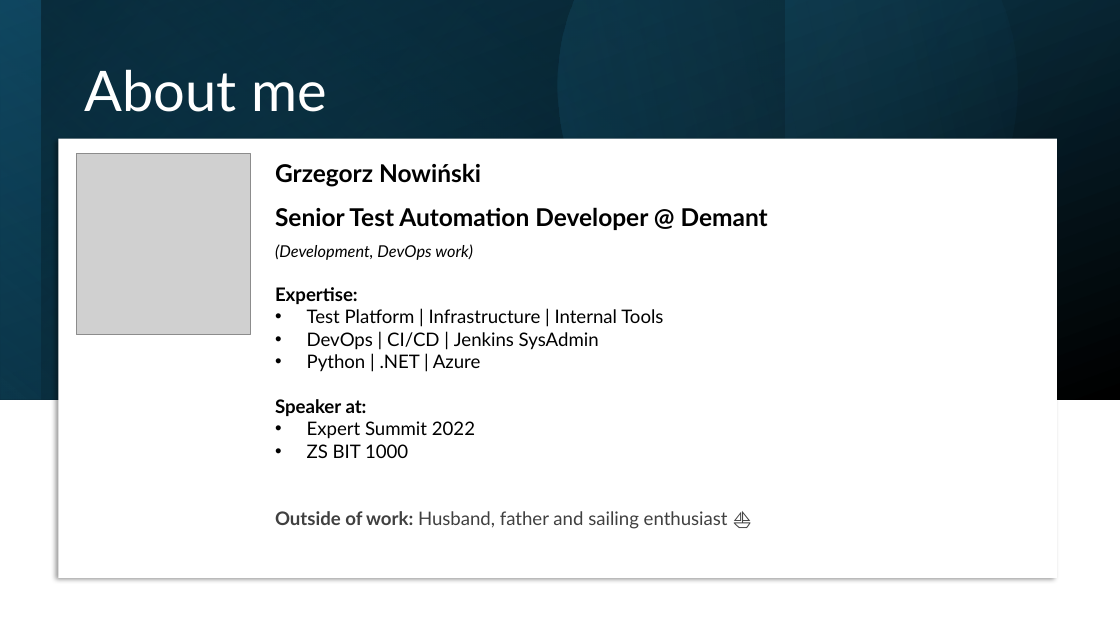
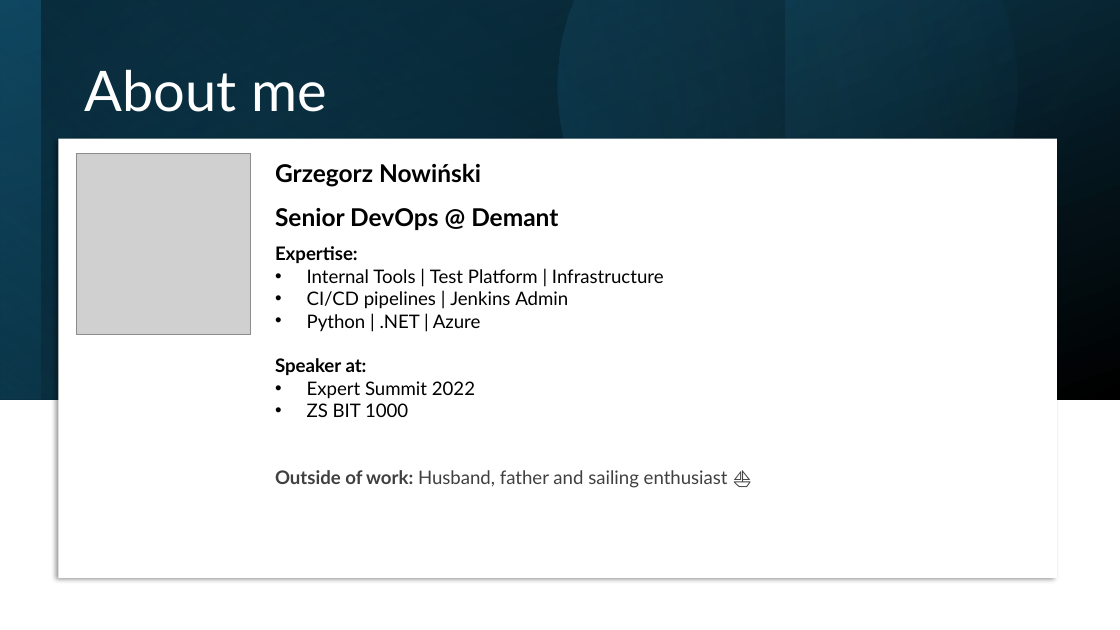
Before and after one commit to novinxy/pyconpl_2025_ast_speech, a slide deck: slide 2 of presentation.pptx. Drawn at 1120x630 pixels with LibreOffice and Linux fonts; fonts in the diff are those of the drawing; grey boxes stand for pictures. Boxes give left, top, right and bottom in pixels: in the first picture for what was removed or moved away, otherwise in the second. Text is boxed around its words. In the diff, an @@ line names an element or a change of style, - is before the commit and + after.

```diff
--- a/presentation.pptx
+++ b/presentation.pptx
@@ text at [275, 208, 664, 309]: text changed @@
-Senior Test Automation Developer @ Demant
-(Development, DevOps work)
-Expertise:
-• Test Platform | Infrastructure | Internal Tools
-• DevOps | CI/CD | Jenkins SysAdmin
+Senior DevOps @ Demant
+Expertise:
+• Internal Tools | Test Platform | Infrastructure
+• CI/CD pipelines | Jenkins Admin
```
Also in this commit, not shown: 1 other slide changed.
